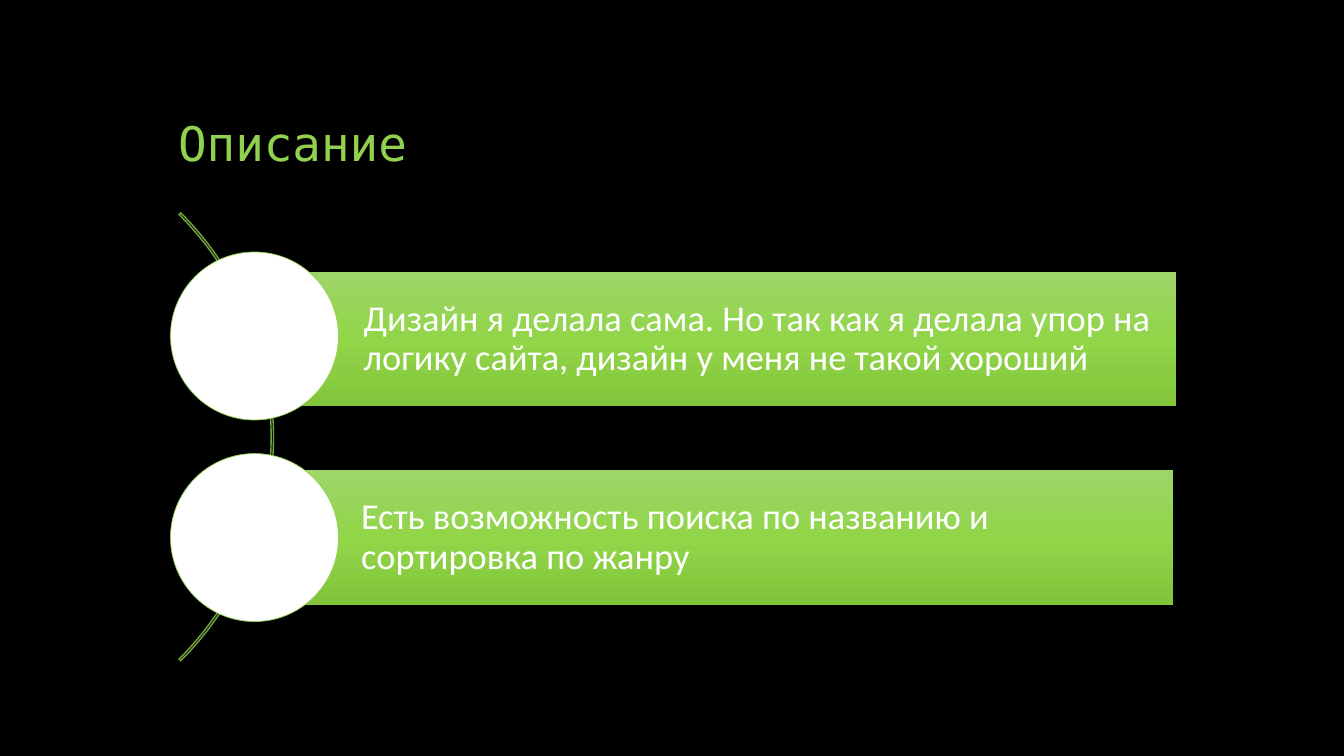
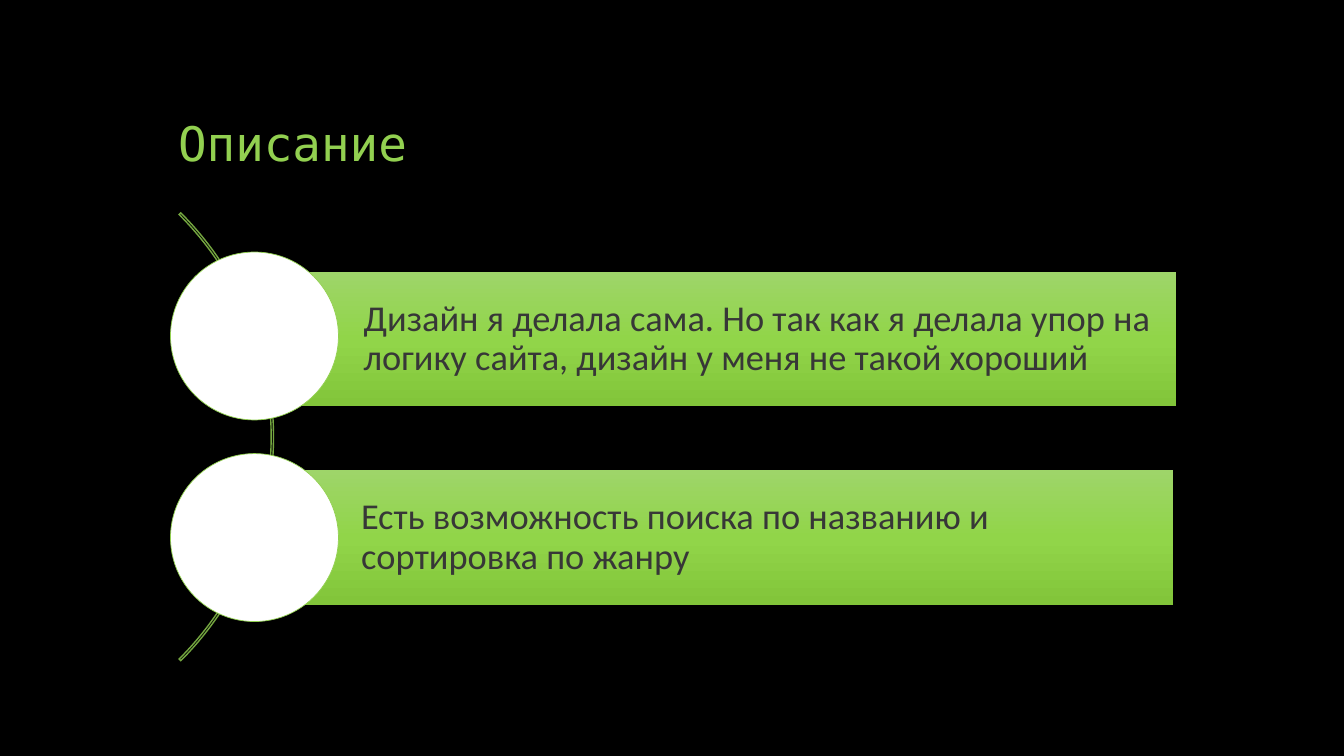
Before and after one commit to SvetlanaDobruninskaya/html3, a slide deck: slide 3 of Booker.pptx. Drawn at 1344x756 pixels with LibreOffice and Linux fonts; fonts in the diff are those of the drawing. Boxes give left, top, right and bottom in pixels: in the first picture for what was removed or moved away, otherwise in the second. Text is boxed around its words. In the diff, an @@ line names an element or a change of style, - is before the commit and + after.

```diff
--- a/Booker.pptx
+++ b/Booker.pptx
@@ text "Дизайн я делала сама. Но ..." at [364, 306, 1150, 376]: text colour #FFFFFF to #373737 @@
@@ text "Есть возможность поиска по названию ..." at [361, 505, 989, 575]: text colour #FFFFFF to #373737 @@
```
Also in this commit, not shown: 3 other slides changed.
